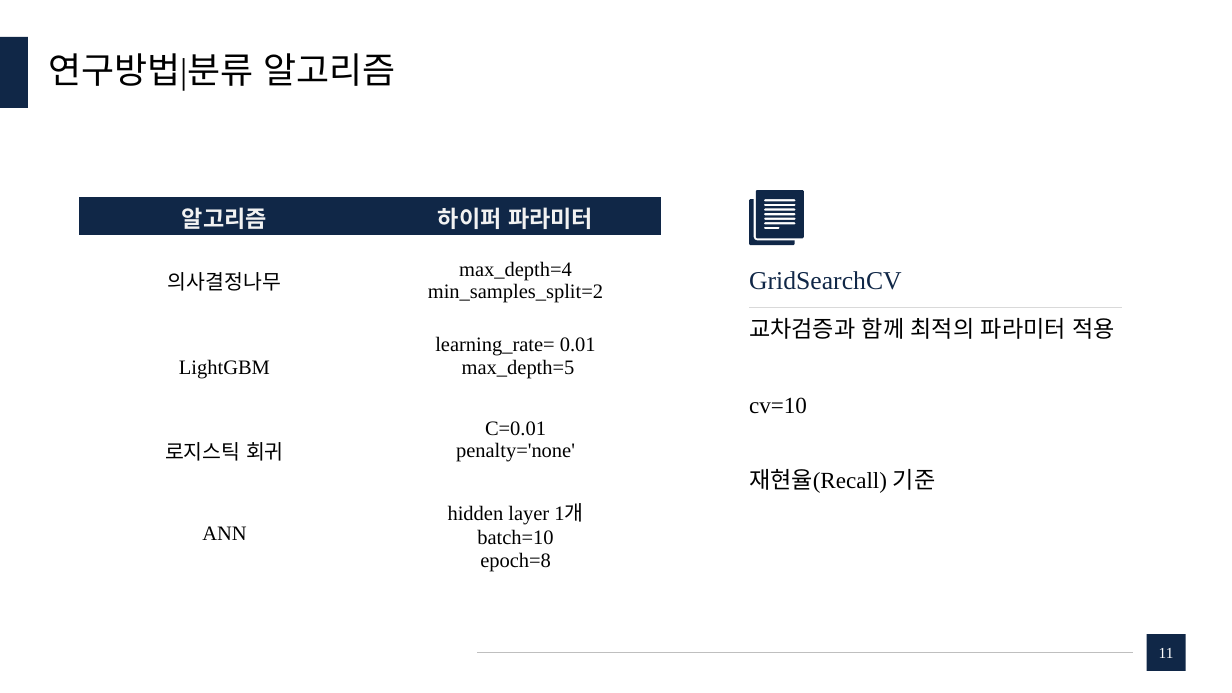
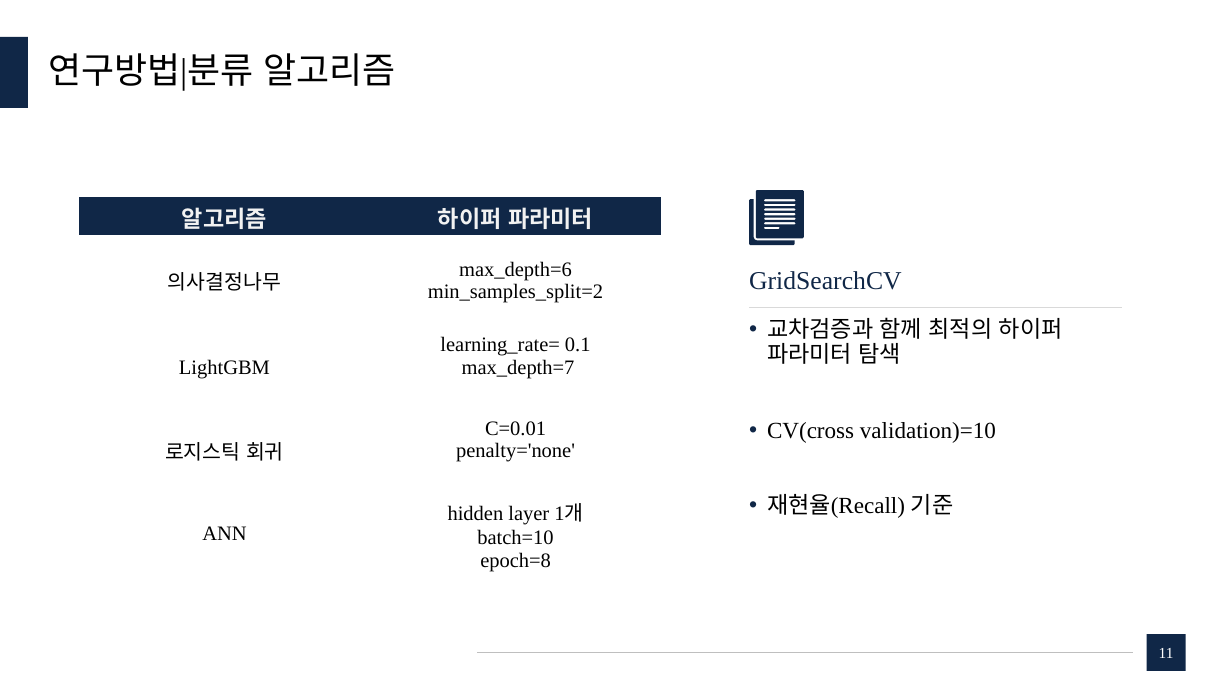
Before and after one commit to dudungE/Competition, a slide deck: slide 11 of ppt/부실가계분류모델에 관한 연구.pptx. Drawn at 1232x693 pixels with LibreOffice and Linux fonts; fonts in the diff are those of the drawing. Boxes give left, top, right and bottom in pixels: in the first picture for what was removed or moved away, otherwise in the second. Text is boxed around its words. In the diff, an @@ line names an element or a change of style, - is before the commit and + after.

```diff
--- a/ppt/부실가계분류모델에 관한 연구.pptx
+++ b/ppt/부실가계분류모델에 관한 연구.pptx
@@ table at <box>79,197,661,576</box> @@
-row 2, column 2: max_depth=4 / min_samples_split=2
+row 2, column 2: max_depth=6 / min_samples_split=2
-row 3, column 2: learning_rate= 0.01 / max_depth=5
+row 3, column 2: learning_rate= 0.1 / max_depth=7
@@ text at <box>767,317,1063,443</box>: text changed @@
-교차검증과 함께 최적의 파라미터 적용
-cv=10
+• 교차검증과 함께 최적의 하이퍼 파라미터 탐색
+• CV(cross validation)=10
@@ text at <box>767,494,954,518</box>: bullet none to • @@
```
Also in this commit, not shown: 22 other slides changed.
